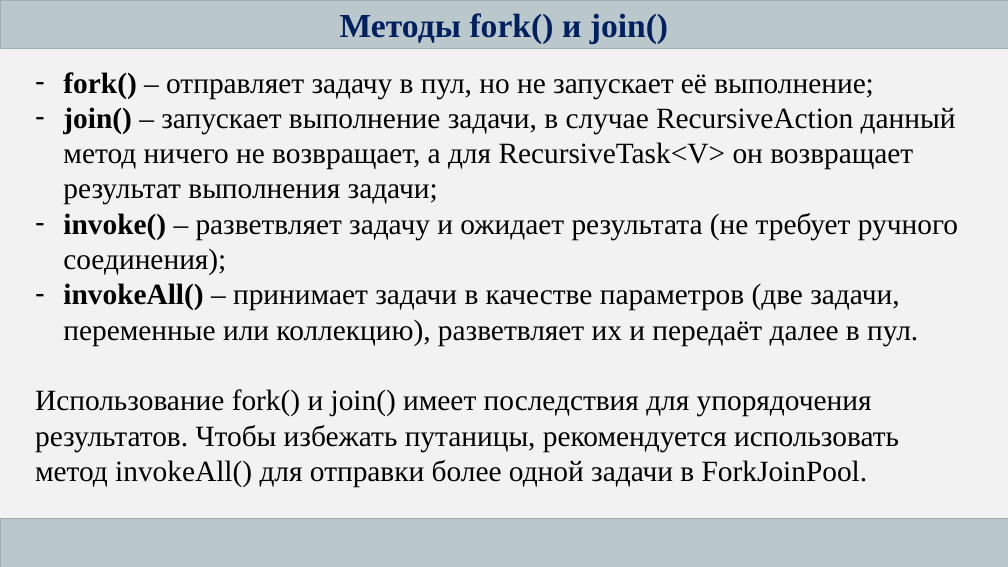
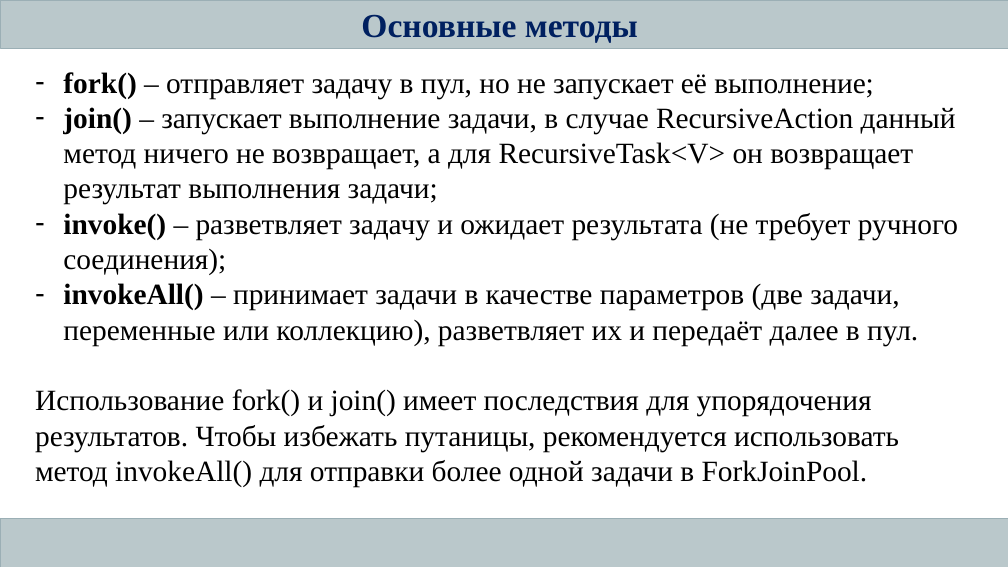
Before and after one commit to AleksandrShatov/IT-Academy_HomeWork, a slide deck: slide 10 of resources/Presentation_Fork-Join.pptx. Drawn at 1008x567 pixels with LibreOffice and Linux fonts; fonts in the diff are those of the drawing. Boxes give left, top, right and bottom in pixels: in the first picture for what was removed or moved away, otherwise in the second. Text is boxed around its words. In the diff, an @@ line names an element or a change of style, - is before the commit and + after.

Commit message:
Presentation 'Fork-Join' - 3d commit

```diff
--- a/resources/Presentation_Fork-Join.pptx
+++ b/resources/Presentation_Fork-Join.pptx
@@ background #F2F2F2 to #FFFFFF @@
@@ text in rectangle at (361,14,638,43): text changed @@
-Методы fork() и join()
+Основные методы
```
Also in this commit, not shown: 7 other slides changed, 3 slides added, 1 slide removed, 4 other files.
